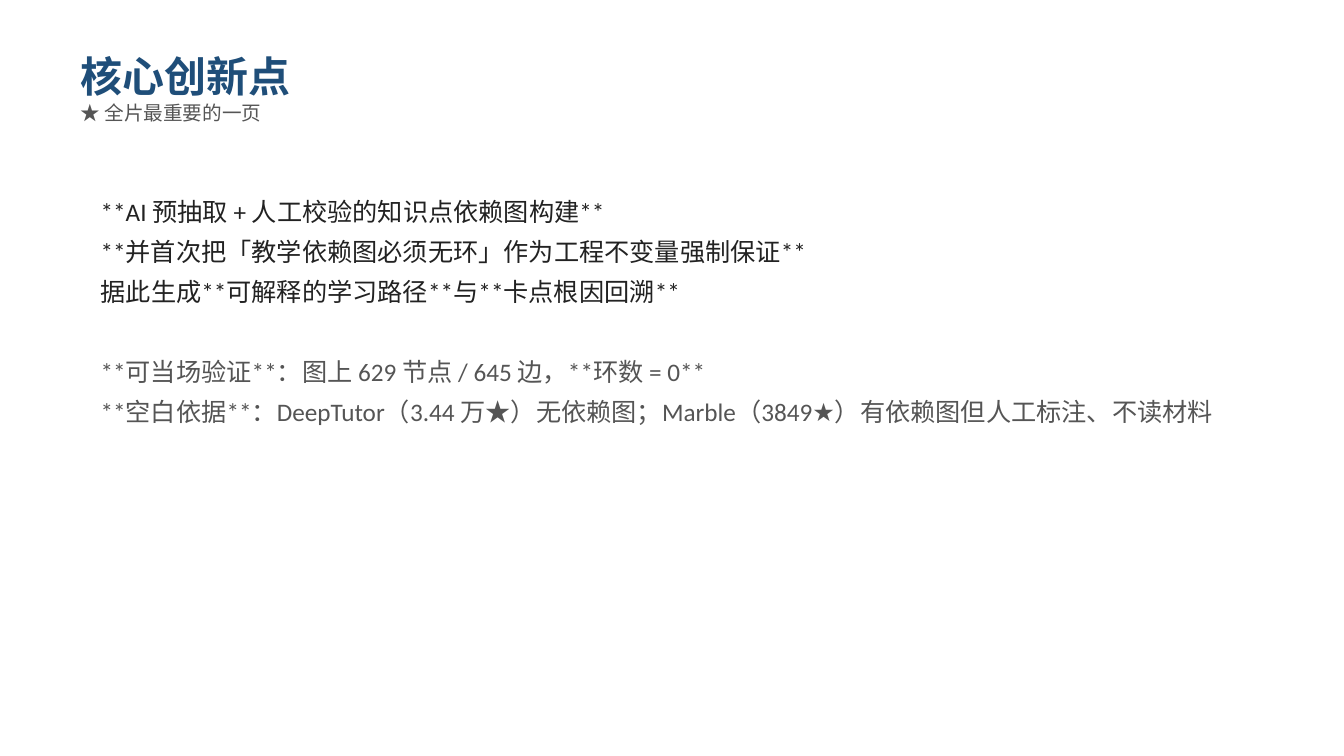
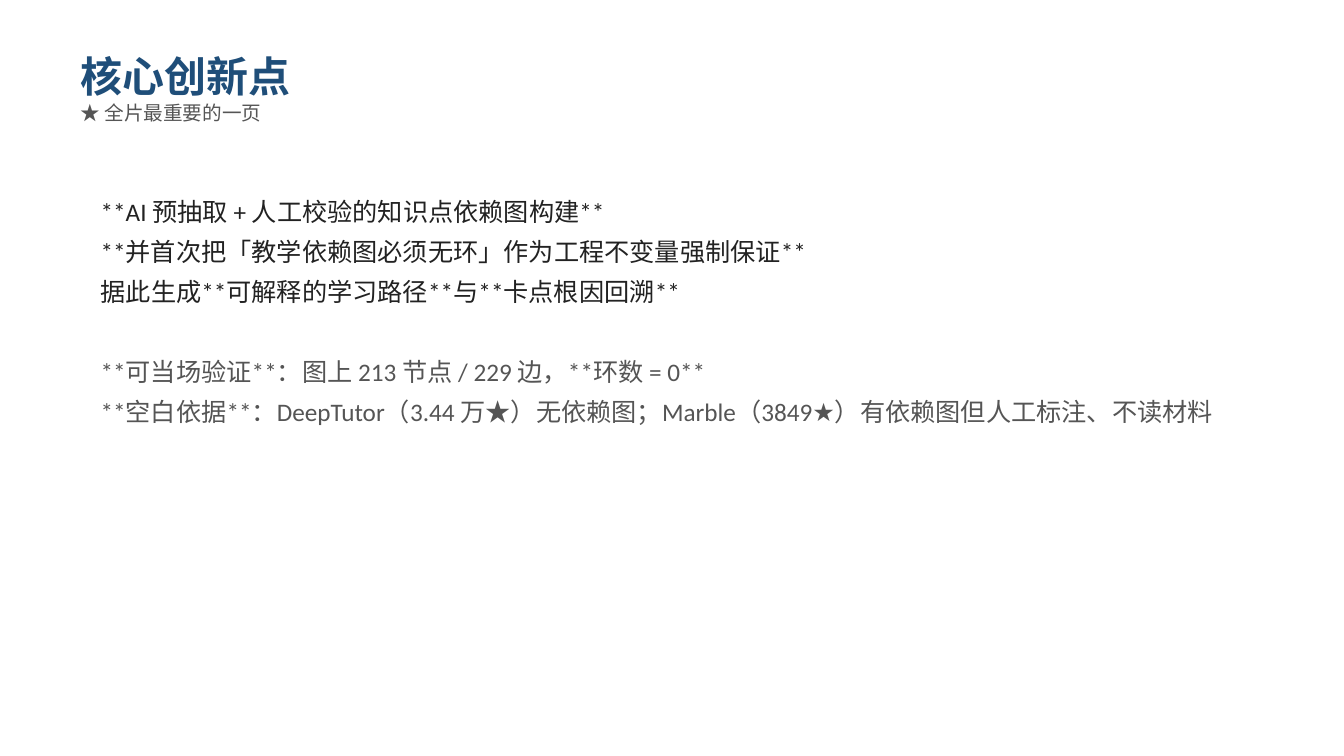
Before and after one commit to Mikeys5s/multimodal-teaching-agent, a slide deck: slide 4 of docs/ppt/析知XiZhi-作品介绍-v3-1008.pptx. Drawn at 1344x756 pixels with LibreOffice and Linux fonts; fonts in the diff are those of the drawing. Boxes give left, top, right and bottom in pixels: in the first picture for what was removed or moved away, otherwise in the second. Text is boxed around its words. In the diff, an @@ line names an element or a change of style, - is before the commit and + after.

```diff
--- a/docs/ppt/析知XiZhi-作品介绍-v3-1008.pptx
+++ b/docs/ppt/析知XiZhi-作品介绍-v3-1008.pptx
@@ text at box(101, 360, 705, 384): text changed @@
-**可当场验证**：图上 629 节点 / 645 边，**环数 = 0**
+**可当场验证**：图上 213 节点 / 229 边，**环数 = 0**
```
Also in this commit, not shown: 2 other slides changed, 4 other files.
